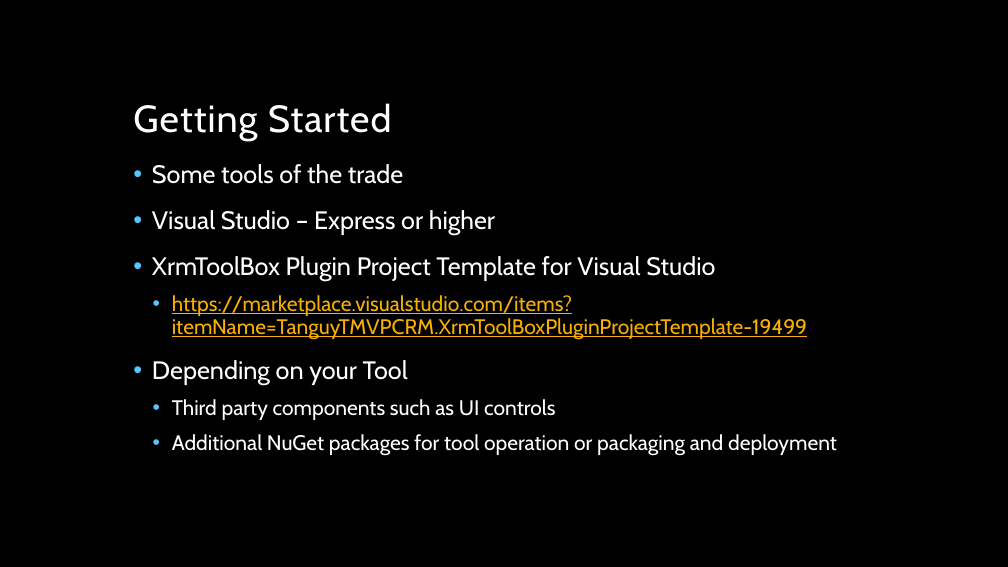
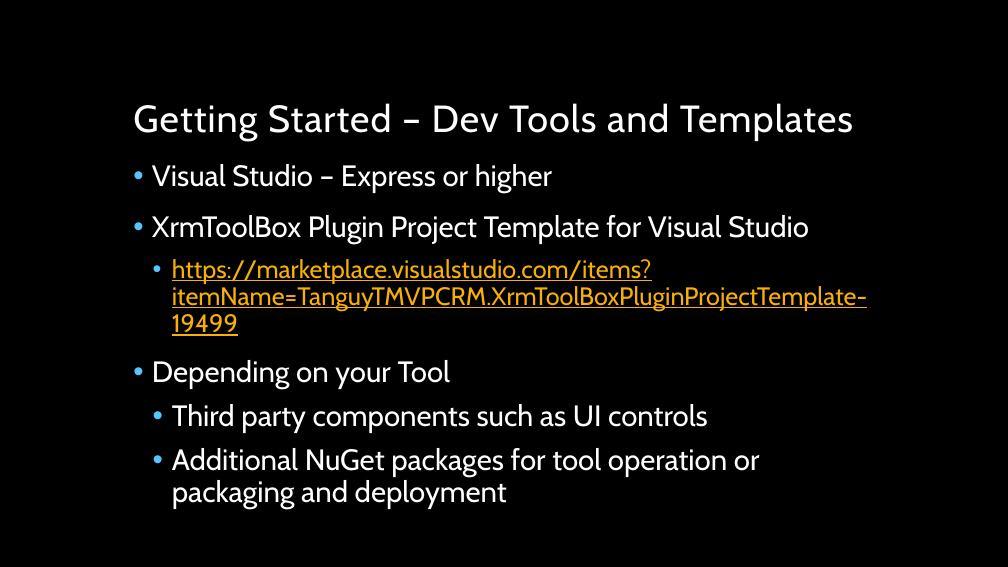
Before and after one commit to jamesnovak/365SaturdayPresentations, a slide deck: slide 13 of Building Xrm Toolbox Tools/Building XrmToolBox Tools.pptx (slide 12 before the commit). Drawn at 1008x567 pixels with LibreOffice and Linux fonts; fonts in the diff are those of the drawing; background and template pictures are left out. Boxes give left, top, right and bottom in pixels: in the first picture for what was removed or moved away, otherwise in the second. Text is boxed around its words. In the diff, an @@ line names an element or a change of style, - is before the commit and + after.

```diff
--- a/Building Xrm Toolbox Tools/Building XrmToolBox Tools.pptx
+++ b/Building Xrm Toolbox Tools/Building XrmToolBox Tools.pptx
@@ title at bbox=[133, 103, 853, 141]: text changed @@
-Getting Started
+Getting Started – Dev Tools and Templates
@@ text "Visual Studio – Express or ..." at bbox=[152, 164, 867, 509]: size 24 to 28 pt in "Visual Studio – Express or higher", "XrmToolBox Plugin Project Template for Visual Studio", "Depending on your Tool"; size 20 to 24 pt in "https://marketplace.visualstudio.com/items?itemName=TanguyTM ..."; size 20 to 28 pt in "Third party components such as UI controls", "Additional NuGet packages for tool operation or ..." @@
@@ text at bbox=[152, 164, 403, 184]: paragraph removed @@
-• Some tools of the trade
```
Also in this commit, not shown: 6 other slides changed, 1 slide added, 3 other files.
